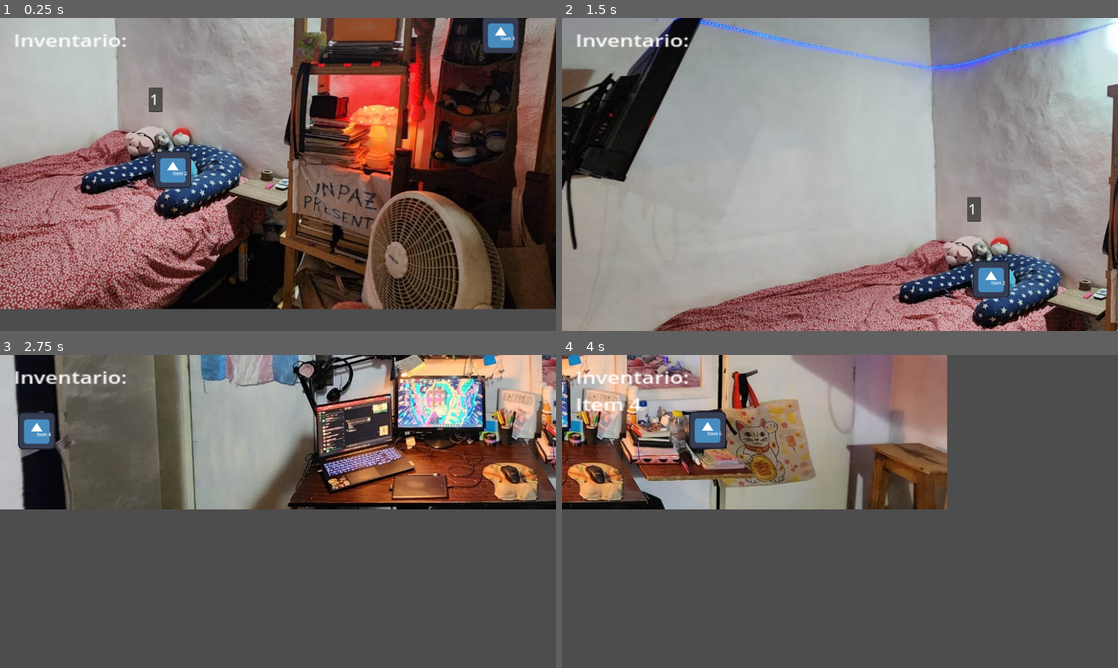
Above: before the commit, frames 1-4 (two rows, left to right).
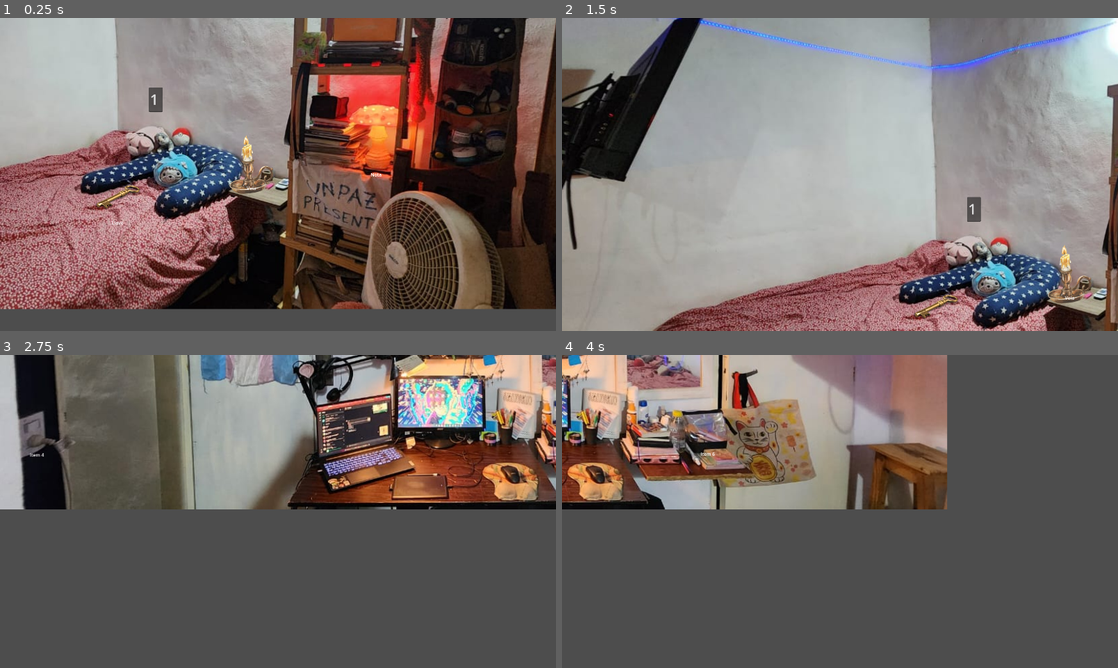
Above: after the commit, the same moments.

Repository: EmilSolV/EL-FAMILIAR
Game: Godot game, scene res://Scenes/main.tscn
The game is run twice, just before and just after one commit, with the same random seed, the same clock (stepped at 60 frames per second) and the same inputs. The project has no main scene, so this scene is started directly. The engine's default icon, where the game draws it, is replaced by a stand-in: a white triangle on a blue panel in a dark square.
Inputs (mouse positions are in pixels of both pictures, inside the frame that each line leads up to):
- Up to frame 1 (0.25 s): no input
- Up to frame 2 (1.5 s): move the mouse to (612, 102) at 0.52 s; click (612, 102) at 0.67 s; move the mouse to (923, 127) at 1.27 s; click (923, 127) at 1.42 s
- Up to frame 3 (2.75 s): tap Enter at 2 s; move the mouse to (11, 558) at 2.02 s; click (11, 558) at 2.17 s
- Up to frame 4 (4 s): move the mouse to (600, 430) at 2.77 s; click (600, 430) at 2.92 s; tap Space at 3.5 s; move the mouse to (1006, 558) at 3.52 s; click (1006, 558) at 3.67 s

The runs differ from the first frame. In frame 1, 2.5% of the frame differs, in the area x 2-94%, y 0-66%; in frame 2, 1.8%; in frame 3, 1.2%; in frame 4, 1.4%.

Commit message:
avance de inventario
-items con propiedades para imagen de escena, de inventario y equipado
-guardar objetos en inventario diegético (hasta 4 slots)
-equipar objeto y mostrarlo en cámara

Diff:
--- a/Scenes/Inventory.tscn
+++ b/Scenes/Inventory.tscn
@@ -1,6 +1,7 @@
-[gd_scene load_steps=4 format=3 uid="uid://jc1i6cye3q88"]
+[gd_scene load_steps=5 format=3 uid="uid://jc1i6cye3q88"]
 
 [ext_resource type="Texture2D" uid="uid://dthumwi5yvuvf" path="res://Assets/Background/4d789fdb-71d9-4bf4-8e96-81aebc50d1e9.png" id="1_ersrd"]
+[ext_resource type="Script" uid="uid://cmlu3cb1q5583" path="res://Scenes/inventory_scene.gd" id="1_jbd0o"]
 
 [sub_resource type="Shader" id="Shader_o25ql"]
 code = "// NOTE: Shader automatically converted from Godot Engine 4.4.1.stable's CanvasItemMaterial.
@@ -13,6 +14,7 @@
 shader = SubResource("Shader_o25ql")
 
 [node name="Inventory" type="CanvasLayer"]
+script = ExtResource("1_jbd0o")
 
 [node name="Background" type="Sprite2D" parent="."]
 material = SubResource("ShaderMaterial_jbd0o")
@@ -20,3 +22,17 @@
 scale = Vector2(1.43394, 1.14326)
 texture = ExtResource("1_ersrd")
 offset = Vector2(794.964, 495.618)
+
+[node name="InventoryLabel" type="Label" parent="."]
+offset_left = 157.0
+offset_top = 85.0
+offset_right = 242.0
+offset_bottom = 108.0
+scale = Vector2(4.65176, 3.58151)
+text = "Inventario:"
+
+[node name="ItemHolder" type="Control" parent="."]
+layout_mode = 3
+anchors_preset = 0
+offset_right = 40.0
+offset_bottom = 40.0
--- a/Scenes/Item.tscn
+++ b/Scenes/Item.tscn
@@ -1,7 +1,6 @@
-[gd_scene load_steps=4 format=3 uid="uid://bboya8r52ilie"]
+[gd_scene load_steps=3 format=3 uid="uid://bboya8r52ilie"]
 
 [ext_resource type="Script" uid="uid://bf7h5myeavyh2" path="res://Scripts/item.gd" id="1_2oiv6"]
-[ext_resource type="Texture2D" uid="uid://byo6xyet6yfy3" path="res://icon.svg" id="1_3r01x"]
 
 [sub_resource type="CapsuleShape2D" id="CapsuleShape2D_2oiv6"]
 radius = 74.0
@@ -9,13 +8,18 @@
 
 [node name="Item" type="Area2D"]
 script = ExtResource("1_2oiv6")
+required_flags = Array[String]([""])
 
 [node name="CollisionShape2D" type="CollisionShape2D" parent="."]
 shape = SubResource("CapsuleShape2D_2oiv6")
 
 [node name="Sprite2D" type="Sprite2D" parent="."]
-texture = ExtResource("1_3r01x")
 
 [node name="Label" type="Label" parent="."]
-offset_right = 40.0
-offset_bottom = 23.0
+offset_left = -53.0
+offset_top = 71.0
+offset_right = 54.0
+offset_bottom = 94.0
+text = "label"
+horizontal_alignment = 1
+vertical_alignment = 1
--- a/Scenes/Rooms/Room1.tscn
+++ b/Scenes/Rooms/Room1.tscn
@@ -1,9 +1,15 @@
-[gd_scene load_steps=8 format=3 uid="uid://bumejct4rvwl8"]
+[gd_scene load_steps=14 format=3 uid="uid://bumejct4rvwl8"]
 
 [ext_resource type="Script" uid="uid://e2ey6a38uckk" path="res://Scripts/room.gd" id="1_io0gx"]
 [ext_resource type="Texture2D" uid="uid://cdl85cxedke5d" path="res://Assets/Background/1.jpeg" id="2_o25ql"]
 [ext_resource type="PackedScene" uid="uid://bboya8r52ilie" path="res://Scenes/Item.tscn" id="3_f4spw"]
+[ext_resource type="Texture2D" uid="uid://d3rel3lonfcx3" path="res://Assets/Items/vela01/vela01.png" id="4_tlmo5"]
 [ext_resource type="Script" uid="uid://dwwxcrshdloit" path="res://Scripts/transition_area.gd" id="4_x5lkd"]
+[ext_resource type="Texture2D" uid="uid://cpphm6k808m7e" path="res://Assets/Items/vela01/vela01_in.png" id="5_y7b8n"]
+[ext_resource type="Texture2D" uid="uid://dhl82fi0r74ji" path="res://Assets/Items/vela01/vela01_eq.png" id="6_54nc4"]
+[ext_resource type="Texture2D" uid="uid://creuywjhd4ra4" path="res://Assets/Items/llave01/llave01.png" id="7_tlmo5"]
+[ext_resource type="Texture2D" uid="uid://bsxqrvbb40i7f" path="res://Assets/Items/llave01/llave01_in.png" id="8_y7b8n"]
+[ext_resource type="Texture2D" uid="uid://odhaxl4kdl4v" path="res://Assets/Items/llave01/llave01_eq.png" id="9_54nc4"]
 
 [sub_resource type="Shader" id="Shader_x5lkd"]
 code = "// NOTE: Shader automatically converted from Godot Engine 4.4.1.stable's CanvasItemMaterial.
@@ -49,17 +55,32 @@
 
 [node name="Objects" type="Node" parent="."]
 
-[node name="Item1" parent="Objects" instance=ExtResource("3_f4spw")]
-position = Vector2(-389, 1106)
-item_name = "Item 1"
+[node name="Vela" parent="Objects" instance=ExtResource("3_f4spw")]
+position = Vector2(1290, 743)
+item_id = "vela_01"
+item_name = "Vela"
+description = "Una vela para alumbrar en la oscuridad"
+required_flags = Array[String]([])
+sprite_in_inventory = ExtResource("5_y7b8n")
+sprite_equipped = ExtResource("6_54nc4")
+sprite_in_world = ExtResource("4_tlmo5")
 
-[node name="Item2" parent="Objects" instance=ExtResource("3_f4spw")]
-position = Vector2(1019, 762)
-item_name = "Item 2"
+[node name="Nota" parent="Objects" instance=ExtResource("3_f4spw")]
+position = Vector2(1721, 696)
+item_id = "nota_01"
+item_name = "Nota"
+description = "Una nota escrita a mano"
+required_flags = Array[String]([])
 
-[node name="Item3" parent="Objects" instance=ExtResource("3_f4spw")]
-position = Vector2(2151, 297)
-item_name = "Item 3"
+[node name="Llave" parent="Objects" instance=ExtResource("3_f4spw")]
+position = Vector2(828, 862)
+item_id = "llave_01"
+item_name = "Llave"
+description = "Una llave común"
+regazo_slot = 1
+sprite_in_inventory = ExtResource("8_y7b8n")
+sprite_equipped = ExtResource("9_54nc4")
+sprite_in_world = ExtResource("7_tlmo5")
 
 [node name="Directions" type="Node" parent="."]
 
--- /dev/null
+++ b/Scenes/inventory_scene.gd
@@ -0,0 +1,50 @@
+extends CanvasLayer
+
+@onready var inventory_label: Label = $InventoryLabel
+@onready var item_holder = $ItemHolder
+
+func _ready():
+	update_inventory()
+
+func update_inventory():
+	var items = Inventory.get_items()
+	inventory_label.text = "Inventario:\n" + "\n".join(items.map(func(item): return item["name"]))
+	for child in item_holder.get_children():
+		child.queue_free()
+
+	for item in items:
+		var area = Area2D.new()
+		var sprite = Sprite2D.new()
+		sprite.texture = item["sprite_in_inventory"]
+		area.add_child(sprite)
+
+		var shape = CollisionShape2D.new()
+		var rect = RectangleShape2D.new()
+		rect.extents = sprite.texture.get_size() / 2
+		shape.shape = rect
+		area.add_child(shape)
+
+		area.position = slot_positions.get(item["regazo_slot"], Vector2.ZERO)
+		$ItemHolder.add_child(area)
+
+		area.input_event.connect(func(viewport, event, shape_idx):
+			if event is InputEventMouseButton and event.pressed:
+				Inventory.equip_item(item)
+				self.hide()
+		)
+
+func get_item_position(name: String) -> Vector2:
+	match name:
+		"Llave Roja":
+			return Vector2(100, 300)
+		"Piedra Brillante":
+			return Vector2(200, 250)
+		_:
+			return Vector2(50, 50)
+
+var slot_positions = {
+	0: Vector2(640, 430),
+	1: Vector2(1200, 430),
+	2: Vector2(1200, 780),
+	3: Vector2(640, 780)
+}
--- a/Scenes/main.tscn
+++ b/Scenes/main.tscn
@@ -1,8 +1,9 @@
-[gd_scene load_steps=5 format=3 uid="uid://b5tuln3p7c6fu"]
+[gd_scene load_steps=6 format=3 uid="uid://b5tuln3p7c6fu"]
 
 [ext_resource type="Script" uid="uid://kpl5s5lketj0" path="res://Scripts/main.gd" id="1_jjgbg"]
 [ext_resource type="PackedScene" uid="uid://bumejct4rvwl8" path="res://Scenes/Rooms/Room1.tscn" id="2_bo1nx"]
 [ext_resource type="PackedScene" uid="uid://jc1i6cye3q88" path="res://Scenes/Inventory.tscn" id="3_8gbba"]
+[ext_resource type="Script" uid="uid://datph0d1dlfi0" path="res://Scripts/equipamiento.gd" id="4_jjvhh"]
 
 [sub_resource type="RectangleShape2D" id="RectangleShape2D_bo1nx"]
 
@@ -16,15 +17,11 @@
 [node name="Camera2D" type="Camera2D" parent="."]
 position = Vector2(962, 542)
 
-[node name="CanvasLayer" type="CanvasLayer" parent="Camera2D"]
+[node name="Equipamiento" type="CanvasLayer" parent="Camera2D"]
+script = ExtResource("4_jjvhh")
 
-[node name="InventoryLabel" type="Label" parent="Camera2D/CanvasLayer"]
-offset_left = 47.0
-offset_top = 35.0001
-offset_right = 87.0
-offset_bottom = 58.0001
-scale = Vector2(4.65176, 3.58151)
-text = "Inventario:"
+[node name="Sprite2D" type="Sprite2D" parent="Camera2D/Equipamiento"]
+position = Vector2(1346, 910)
 
 [node name="CenterArea2D" type="Area2D" parent="."]
 
--- /dev/null
+++ b/Scripts/GameState.gd
@@ -0,0 +1,9 @@
+extends Node
+
+var flags := {}
+
+func set_flag(flag_name: String, value: bool):
+	flags[flag_name] = value
+
+func get_flag(flag_name: String) -> bool:
+	return flags.get(flag_name, false)
--- /dev/null
+++ b/Scripts/equipamiento.gd
@@ -0,0 +1,15 @@
+extends CanvasLayer
+
+@onready var equipped_sprite := $Sprite2D
+
+func _process(delta):
+	if Inventory.equipped_item.has("sprite_equipped"):
+		equipped_sprite.texture = Inventory.equipped_item["sprite_equipped"]
+	else:
+		equipped_sprite.texture = null
+
+func _ready():
+	Inventory.connect("item_equipped", Callable(self, "_on_item_equipped"))
+
+func _on_item_equipped(item):
+	$Sprite2D.texture = item["sprite_equipped"]
--- /dev/null
+++ b/Scripts/interactuable.gd
@@ -0,0 +1,12 @@
+extends Area2D
+
+func _can_use_item(item_id: String) -> bool:
+	if not Inventory.item_data.has(item_id):
+		return false
+
+	var required_flags = Inventory.item_data[item_id].get("required_flags", [])
+	for flag in required_flags:
+		if not GameState.get_flag(flag):
+			return false
+
+	return true
--- a/Scripts/inventory.gd
+++ b/Scripts/inventory.gd
@@ -1,10 +1,17 @@
 extends Node
 
+signal item_equipped(item)
+
 var items := []
+var equipped_item: Dictionary = {}
+var item_data := {} # Optional: mapa de item_id -> Dictionary si necesitás más info
 
-func add_item(item_name: String) -> void:
-	if not item_name in Inventory.items:
-		Inventory.items.append(item_name)
+func add_item(item_data: Dictionary):
+	items.append(item_data)
 
-func get_items() -> Array:
+func equip_item(item: Dictionary):
+	equipped_item = item
+	emit_signal("item_equipped", item)
+
+func get_items():
 	return items
--- a/Scripts/item.gd
+++ b/Scripts/item.gd
@@ -1,17 +1,45 @@
+@tool
 extends Area2D
 
-@export var item_name := "Objeto misterioso"
+@export var item_id := "generic_item"
+@export var item_name := "Item genérico"
+@export var description := "Un item común y corriente"
+@export var usable := true
+@export var usable_on := [] # ["objeto_interactuable_id"]
+@export var required_flags: Array[String] = [] # ["timer_01_passed", "door_02_opened"]
+@export var regazo_slot: int = 0
+@export var sprite_in_inventory: Texture2D
+@export var sprite_equipped: Texture2D
+@export var sprite_in_world: Texture2D:
+	set(value):
+		sprite_in_world = value
+		if sprite:
+			sprite.texture = value
+
 @onready var label := $Label
+@onready var sprite: Sprite2D = $Sprite2D
 
 func _ready():
-	if item_name in Inventory.items:
+	sprite.texture = sprite_in_world
+	var items = Inventory.get_items()
+	if item_id in items:
 		queue_free()
 		return
 
 	label.text = item_name
+	sprite.texture = sprite_in_world
 	connect("input_event", Callable(self, "_on_input_event"))
 
 func _on_input_event(viewport, event, shape_idx):
 	if event is InputEventMouseButton and event.pressed:
-		Inventory.add_item(item_name)
+		var item_data = {
+			"name": item_name,
+			"sprite_in_inventory": sprite_in_inventory,
+			"sprite_equipped": sprite_equipped,
+			"sprite_in_world": sprite_in_world,
+			"usable": usable,
+			"regazo_slot": regazo_slot
+		}
+
+		Inventory.add_item(item_data)
 		queue_free()
--- a/Scripts/main.gd
+++ b/Scripts/main.gd
@@ -3,7 +3,6 @@
 @onready var room_holder = $RoomHolder
 @onready var camera = $Camera2D
 @onready var center_area_2d: Area2D = $CenterArea2D
-@onready var inventory_label: Label = $Camera2D/CanvasLayer/InventoryLabel
 
 @export var initialRoom: PackedScene
 @export var camera_limit_position := Vector2(435, 400)
@@ -25,10 +24,6 @@
 func _process(delta):
 	_update_camera_position(delta)
 	_clamp_camera_within_limits()
-
-	# momentaneo para probar el inventario
-	var items = Inventory.get_items()
-	inventory_label.text = "Inventario:\n" + "\n".join(items)
 
 	if Input.is_mouse_button_pressed(MOUSE_BUTTON_RIGHT):
 		_show_inventory()
--- a/Scripts/room.gd
+++ b/Scripts/room.gd
@@ -14,33 +14,19 @@
 	match direction:
 		"up":
 			if room_up == null and room_up_path != "":
-				print("Cargando room_up desde: ", room_up_path)
 				room_up = load(room_up_path)
-			else:
-				print("room_up ya está cargado.")
 			return room_up
 		"down":
 			if room_down == null and room_down_path != "":
-				print("Cargando room_down desde: ", room_down_path)
 				room_down = load(room_down_path)
-			else:
-				print("room_down ya está cargado.")
 			return room_down
 		"left":
 			if room_left == null and room_left_path != "":
-				print("Cargando room_left desde: ", room_left_path)
 				room_left = load(room_left_path)
-				print("room_left cargado:", room_left.get_path())
-			else:
-				print("room_left ya está cargado.")
 			return room_left
 		"right":
 			if room_right == null and room_right_path != "":
-				print("Cargando room_right desde: ", room_right_path)
 				room_right = load(room_right_path)
-				print("room_right cargado:", room_right.get_path())
-			else:
-				print("room_right ya está cargado.")
 			return room_right
 		_:
 			print("Dirección no válida:", direction)
--- a/project.godot
+++ b/project.godot
@@ -17,6 +17,7 @@
 [autoload]
 
 Inventory="*res://Scripts/inventory.gd"
+GameState="*res://Scripts/GameState.gd"
 
 [display]
 
Not shown, added: Assets/Background/close_up_hd.png.import
Not shown, added: Assets/Background/comedor_hd.png.import
Not shown, added: Assets/Background/exterior_hd.png.import
Not shown, added: Assets/Background/ventana_hd.png.import
Binary file added: Assets/Items/llave01/llave01.png
Not shown, added: Assets/Items/llave01/llave01.png.import
Binary file added: Assets/Items/llave01/llave01_eq.png
Not shown, added: Assets/Items/llave01/llave01_eq.png.import
Binary file added: Assets/Items/llave01/llave01_in.png
Not shown, added: Assets/Items/llave01/llave01_in.png.import
Not shown, added: Assets/Items/vela01/vela.png.import
Binary file added: Assets/Items/vela01/vela01.png
(and 16 more such lines)
